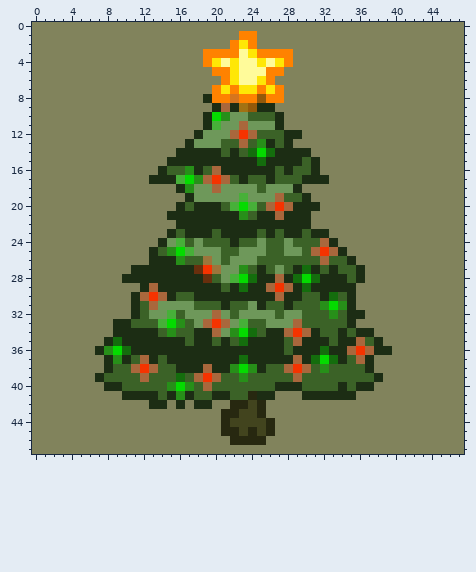
A pixel-art sprite gets an edit: assets/icon.png. Above is the file before it was changed.
The file is 192x192 pixels, drawn in blocks of 4x4; one block is one cell here.
After:
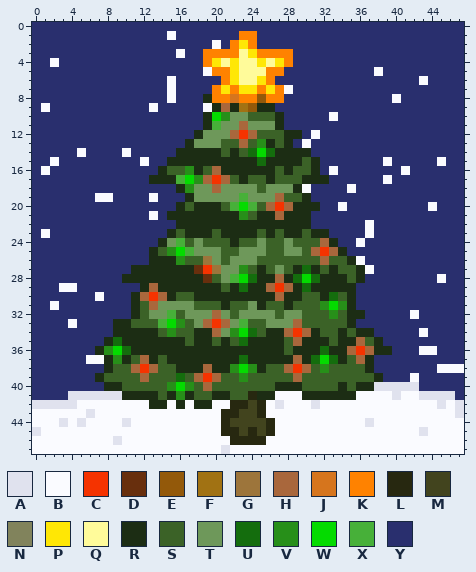
Palette (. is transparent): A #e0e2ee  B #fafbff  C #f53300  D #682f0d  E #93590a  F #a17213  G #9d753b  H #a9673c  J #d6751d  K #ff8200  L #272810  M #42441e  N #81835c  P #ffe705  Q #fffb9a  R #1c2d14  S #3b6227  T #6e985a  U #146d0d  V #278f19  W #04db00  X #47b039  Y #292f6e
The edit:
Changed rows in their new state; - is an unchanged pixel.
first column x 0:
 0 YYYYYYYYYYYYYYYYYYYYYYYYYYYYYYYYYYYYYYYYYYYYYYYY
 1 YYYYYYYYYYYYYYYBYYYYYYY--YYYYYYYYYYYYYYYYYYYYYYY
 2 YYYYYYYYYYYYYYYYYYYYBY---YYYYYYYYYYYYYYYYYYYYYYY
 3 YYYYYYYYYYYYYYYYBYY----------YYYYYYYYYYYYYYYYYYY
 4 YYBYYYYYYYYYYYYYYYY----------YYYYYYYYYYYYYYYYYYY
 5 YYYYYYYYYYYYYYYYYYYB--------YYYYYYYYYYBYYYYYYYYY
 6 YYYYYYYYYYYYYYYBYYYYY------YYYYYYYYYYYYYYYYBYYYY
 7 YYYYYYYYYYYYYYYBYYYY--------BYYYYYYYYYYYYYYYYYYY
 8 YYYYYYYYYYYYYYYBYYY---------YYYYYYYYYYYYBYYYYYYY
 9 YBYYYYYYYYYYYBYYYYYB-------YYYYYYYYYYYYYYYYYYYYY
10 YYYYYYYYYYYYYYYYYYY---------YYYYYBYYYYYYYYYYYYYY
11 YYYYYYYYYYYYYYYYYYY---------YYYYYYYYYYYYYYYYYYYY
12 YYYYYYYYYYYYYYYYYY------------YBYYYYYYYYYYYYYYYY
13 YYYYYYYYYYYYYYYYY------------YBYYYYYYYYYYYYYYYYY
14 YYYYYBYYYYBYYYYY---------------YYYYYYYYYYYYYYYYY
15 YYBYYYYYYYYYBYY-----------------YYYYYYYBYYYYYBYY
16 YBYYYYYYYYYYYY------------------YBYYYYYYYBYYYYYY
17 YYYYYYYYYYYYY--------------------YYYYYYBYYYYYYYY
18 YYYYYYYYYYYYYYYY--------------BYYYYBYYYYYYYYYYYY
19 YYYYYYYBBYYYYBYYY--------------YYYYYYYYYYYYYYYYY
20 YYYYYYYYYYYYYYYY----------------YYBYYYYYYYYYBYYY
21 YYYYYYYYYYYYYBY----------------YYYYYYYYYYYYYYYYY
22 YYYYYYYYYYYYYYYY---------------YYYYYYBYYYYYYYYYY
23 YBYYYYYYYYYYYYY------------------YYYYBYYYYYYYYYY
24 YYYYYYYYYYYYYY--------------------YYBYYYYYYYYYYY
25 YYYYYYYYYYYYY----------------------YYYYYYYYYYYYY
26 YYYYYYYYYYYYY-----------------------BYYYYYYYYYYY
27 YYYYYYYYYYY--------------------------BYYYYYYYYYY
28 YYYYYYYYYY---------------------------YYYYYYYYBYY
29 YYYBBYYYYYYY------------------------YYYYYYYYYYYY
30 YYYYYYYBYYY-------------------------YYYYYYYYYYYY
31 YYBYYYYYYYY-------------------------YYYYYYYYYYYY
32 YYYYYYYYYYY--------------------------YYYYYBYYYYY
33 YYYYBYYYY---------------------------YYYYYYYYYYYY
34 YYYYYYYYY-----------------------------YYYYYBYYYY
35 YYYYYYYY-------------------------------YYYYYYYYY
36 YYYYYYY---------------------------------YYYBBYYY
37 YYYYYYBB------------------------------YYYYYYYYYY
38 YYYYYYYY------------------------------YYYYYYYBBB
39 YYYYYYY--------------------------------YYYBYYYYY
40 YYYYYYYY------------------------------AAAAAYYYYY
41 YYYYAAAAAA-----------------BBB------BBBBABBAAAAY
42 AAAAABBBBBBBB--B-B--BB----BABBBABBBBBBBBBBBBBABA
43 BBBBBBABBBBBBBBBBBBBB-----BBBBBBBBBBBBBBBBBBBBBA
44 BBBABABBBBABBBBBBBBBB------BBBBBBBBBBABBBBBBBBBB
45 ABBBBBBBBBBBBBBBBBBBB------BBBBBBBBBBBBBBBBABBBB
46 BBBBBBBBBABBBBBBBBBBBB----BBBBBBBBBBBBBBBBBBBBBB
47 BBBBBBBBBBBBBBBBBBBBBABBBBBBBBBBBBBBBBBBBBBBBBBB
Where, in picture pixels (left, top, right, bottom), the same in both pictures:
changed: (32, 22, 464, 454)
